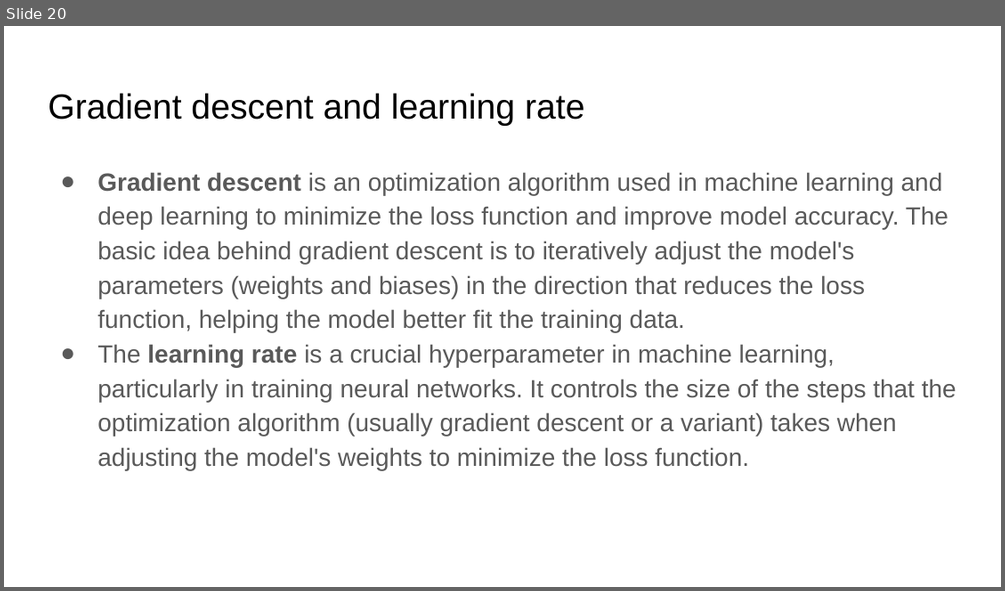
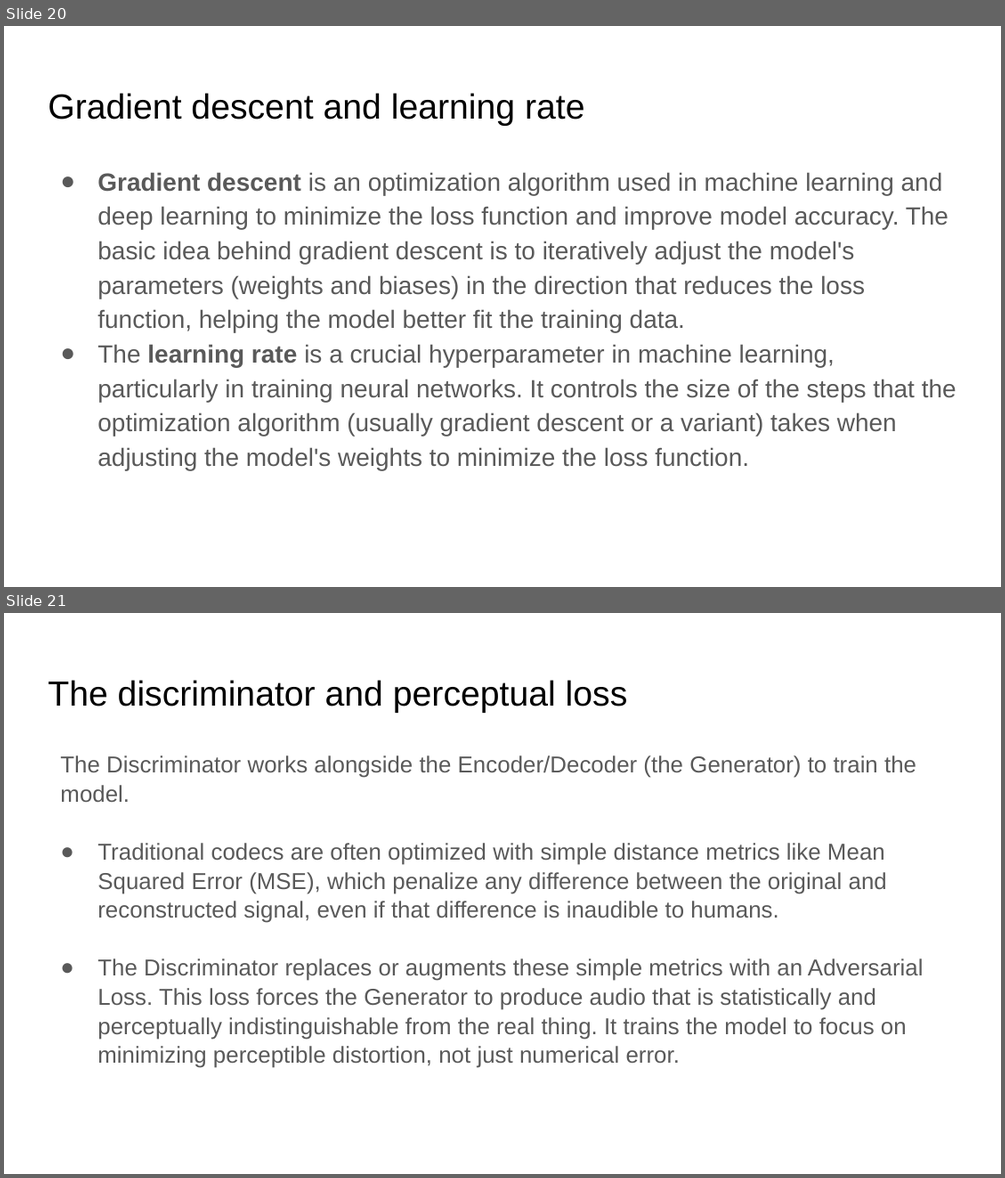
Before and after one commit to xserra/audio-coding-materials, a slide deck: lectures/6. Neural audio compression.pptx. Shown one above the other, each under a label of ours: slide 20 before the commit, slides 20 and 21 after it. The pictures are 1005x591 and 1005x1178 pixels, drawn with LibreOffice and Linux fonts; fonts in the diff are those of the drawing. Boxes give left, top, right and bottom in pixels: in the first picture for what was removed or moved away, otherwise in the second. Text is boxed around its words. In the diff, an @@ line names an element or a change of style, - is before the commit and + after.

Commit message:
added slides for explaining the RVQ and the discriminator

```diff
--- a/lectures/6. Neural audio compression.pptx
+++ b/lectures/6. Neural audio compression.pptx
@@ slide 21 added at (4, 613, 1001, 1174), background #FFFFFF @@
@@ title added at (48, 680, 628, 713), 25.2 pt, text #000000 @@
+The discriminator and perceptual loss
@@ text added at (60, 755, 923, 1068), 16.6 pt, text #595959 @@
+The Discriminator works alongside the Encoder/Decoder (the Generator) to train the model.
+● Traditional codecs are often optimized with simple distance metrics like Mean Squared Error (MSE), which penalize any difference between the original and reconstructed signal, even if that difference is inaudible to humans.
+● The Discriminator replaces or augments these simple metrics with an Adversarial Loss. This loss forces the Generator to produce audio that is statistically and perceptually indistinguishable from the real thing. It trains the model to focus on minimizing perceptible distortion, not just numerical error.
```
Also in this commit, not shown: 4 slides changed, 2 other slides added.
